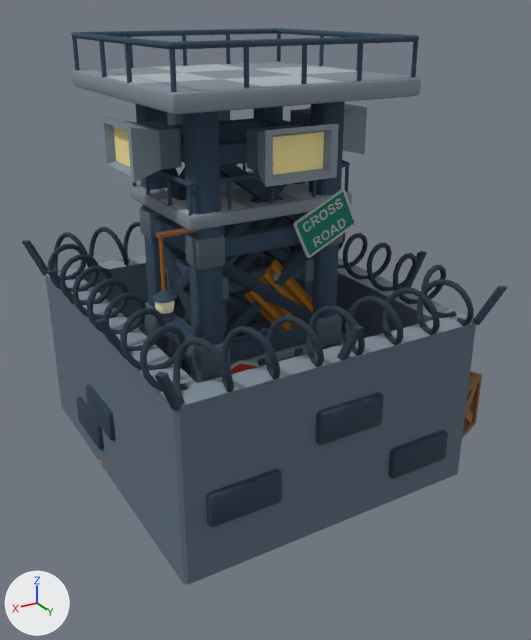
The FBX model Assets/_Models/Towers.fbx: old version first, new version second.
One viewpoint serves both versions: a camera (50 mm lens) standing at (8.09, 14.66, 10.47) and looking at (-0.36, 0.58, 3.43). Arrows for +X, +Y and +Z are at lower left; the lights stay in place. Where no turn or scale is listed for an object, it has been applied to the vertices.

The first picture shows 'Tower.001', 'Tower.002', 'Tower.003'.
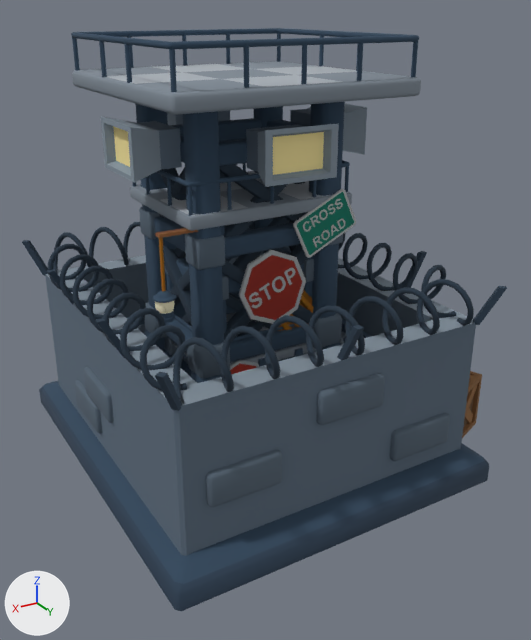
Where the newer file only moved an object's origin or applied its transform, the numbers keep the older frame.

Where the change shows, as pixel boxes [x1, y1, x2, y2] in the pictures (531 x 640 px; the box of a moved part takes in the faces that stretch with it):
'Tower.003', reshaped
    before: [22, 28, 507, 585]
    after: [22, 28, 507, 611]
part 1 of me_cube_152, moved or reshaped (not visible before)
    after: [239, 250, 306, 324]
part 2 of me_cube_152, moved or reshaped (not visible before)
    after: [284, 268, 296, 285]
part 3 of me_cube_152, moved or reshaped (not visible before)
    after: [272, 276, 286, 292]
part 4 of me_cube_152, moved or reshaped (not visible before)
    after: [259, 283, 271, 300]
part 5 of me_cube_152, moved or reshaped (not visible before)
    after: [249, 292, 262, 308]
part 6 of me_cube_152, moved or reshaped
    before: [76, 396, 104, 450]
    after: [75, 380, 102, 433]
part 7 of me_cube_152, moved or reshaped
    before: [86, 384, 115, 441]
    after: [84, 367, 114, 423]
part 8 of me_cube_152, moved or reshaped
    before: [206, 469, 282, 527]
    after: [206, 449, 282, 507]
part 9 of me_cube_152, moved or reshaped
    before: [316, 392, 383, 445]
    after: [316, 373, 385, 425]
part 10 of me_cube_152, moved or reshaped
    before: [388, 430, 448, 479]
    after: [390, 413, 450, 461]
part 11 of me_cube_152, added (blue)
    after: [39, 381, 489, 611]
part 12 of me_cube_152, cut back
    before: [45, 255, 476, 585]
    after: [45, 257, 476, 556]

Diff of the bpy script that builds the scene:
```diff
--- a/Assets/_Models/Towers.fbx.py
+++ b/Assets/_Models/Towers.fbx.py
@@ me_cube_152 @@
 # used by ob_tower_003; location = (0.0, 0.0, 0.0)
-me_cube_152.from_pydata(...)  # 14282 vertices, 13516 faces; spans x -5.64..4.17, y -4.38..4.68, z -0.01..9.9
+me_cube_152.from_pydata(...)  # 13204 vertices, 12476 faces; spans x -5.64..4.17, y -4.58..4.8, z -0.01..9.9
+# me_cube_152 part 1: the loose piece of 32 vertices spanning x 0.3..1.26, y -1.08..-0.95, z 3.33..4.29 is scaled about its middle by 1.8, then moved by (-0.73, 2.59, 0.86)
+# me_cube_152 part 2: the loose piece of 68 vertices spanning x 0.45..0.62, y -1.01..-0.99, z 3.8..4.02 is scaled about its middle by 1.8, then moved by (-0.92, 2.6, 0.94)
+# me_cube_152 part 3: the loose piece of 72 vertices spanning x 0.6..0.8, y -1.01..-0.98, z 3.74..3.95 is scaled about its middle by 1.8, then moved by (-0.79, 2.6, 0.89)
+# me_cube_152 part 4: the loose piece of 16 vertices spanning x 0.83..0.99, y -1.0..-0.98, z 3.67..3.89 is scaled about its middle by 1.8, then moved by (-0.63, 2.61, 0.84)
+# me_cube_152 part 5: the loose piece of 116 vertices spanning x 0.95..1.14, y -0.99..-0.97, z 3.6..3.81 is scaled about its middle by 1.8, then moved by (-0.52, 2.61, 0.78)
+# me_cube_152 part 6: the loose piece of 40 vertices spanning x 3.49..3.79, y -1.85..-0.22, z 0.61..1.35 is moved by (0.0, 0.0, 0.47)
+# me_cube_152 part 7: the loose piece of 40 vertices spanning x 3.49..3.79, y -0.9..0.73, z 1.39..2.14 is moved by (0.0, 0.0, 0.47)
+# me_cube_152 part 8: the loose piece of 40 vertices spanning x 1.51..3.14, y 4.09..4.39, z 1.24..1.99 is moved by (0.0, 0.0, 0.46)
+# me_cube_152 part 9: the loose piece of 40 vertices spanning x -0.98..0.65, y 4.09..4.39, z 2.26..3.01 is moved by (0.0, 0.0, 0.46)
+# me_cube_152 part 10: the loose piece of 40 vertices spanning x -3.0..-1.37, y 4.09..4.39, z 0.71..1.46 is moved by (0.0, 0.0, 0.46)
+# me_cube_152 part 11: a new loose piece of 36 vertices spanning x -4.1..4.1, y -4.58..4.8, z 0.0..0.78, in mat_material_001 (picture img_texture_png)
+# me_cube_152 part 12: 4 vertices moved from x -2.94..2.94, y -3.35..3.63, z 0.0 to x -2.94..2.94, y -3.35..3.63, z 0.5; 208 vertices removed from x -3.67..3.67, y -3.95..4.24, z 0.0..4.0; 16 vertices added at x -3.67..3.67, y -3.95..4.24, z 0.5
 me_cube_152.materials.append(mat_material_001)
```
